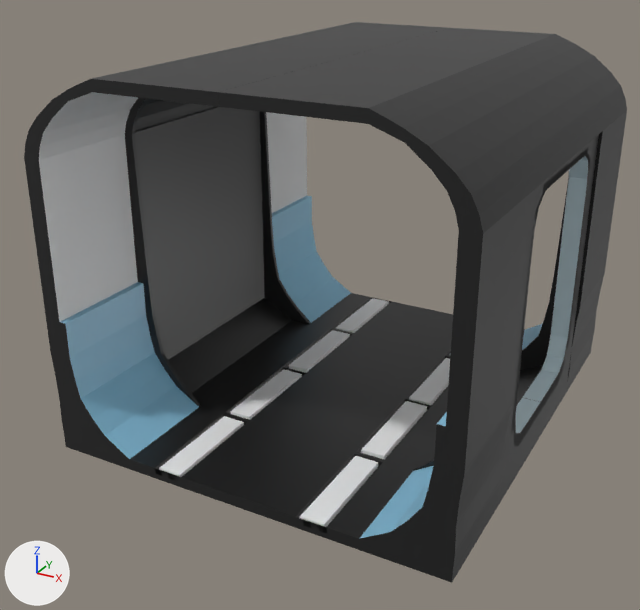
The Blender file Assets/Models/BlenderModels/GridArtAttempt1/SingelDoor.blend as it was, and as the next commit left it.
Before and after are seen from a 50 mm lens placed at (3.28, -5.64, 3.67), pointed at (-0.17, 0.64, 0.54). Every picture has the same lights, and +X, +Y and +Z are marked at lower left.
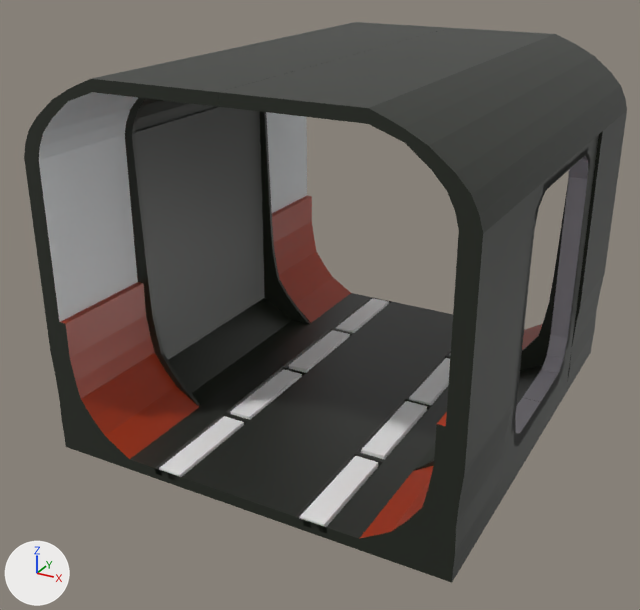
What differs and where, as boxes [x1, y1, x2, y2] in the pictures (640 x 610 px):
```json
{"object": "Cube", "change": "surface changed", "before": [57, 154, 591, 542], "after": [57, 154, 591, 542], "on screen": "blue to brown"}
{"part": 1, "of": "me_cube_001", "change": "surface changed", "before": [61, 196, 542, 539], "after": [61, 196, 542, 539], "on screen": "blue to brown"}
```

Edits to the scene script, one JSON object a line:
```json
{"block": "me_cube_001", "where": "me_cube_001.from_pydata(...)  # 1060 vertices, 966 faces; spans x -17.9..17.9, y -4.0..4.0, z -1.2..6.6"}
{"block": "me_cube_001", "where": "# used by ob_cube; location = (0.0, 1.0, 0.0); scale = (0.1, 0.5, 0.4)"}
{"block": "me_cube_001", "change": "me_cube_001 part 1: texture (UV) coordinates of 28 of 966 faces, centred in x -16.1..16.1, y -3.0..3.0, z -0.8..1.8, changed; they spanned u 0.19..0.19, v 0.8..0.8 and now span u 0.32..0.32, v 0.69..0.69"}
```
